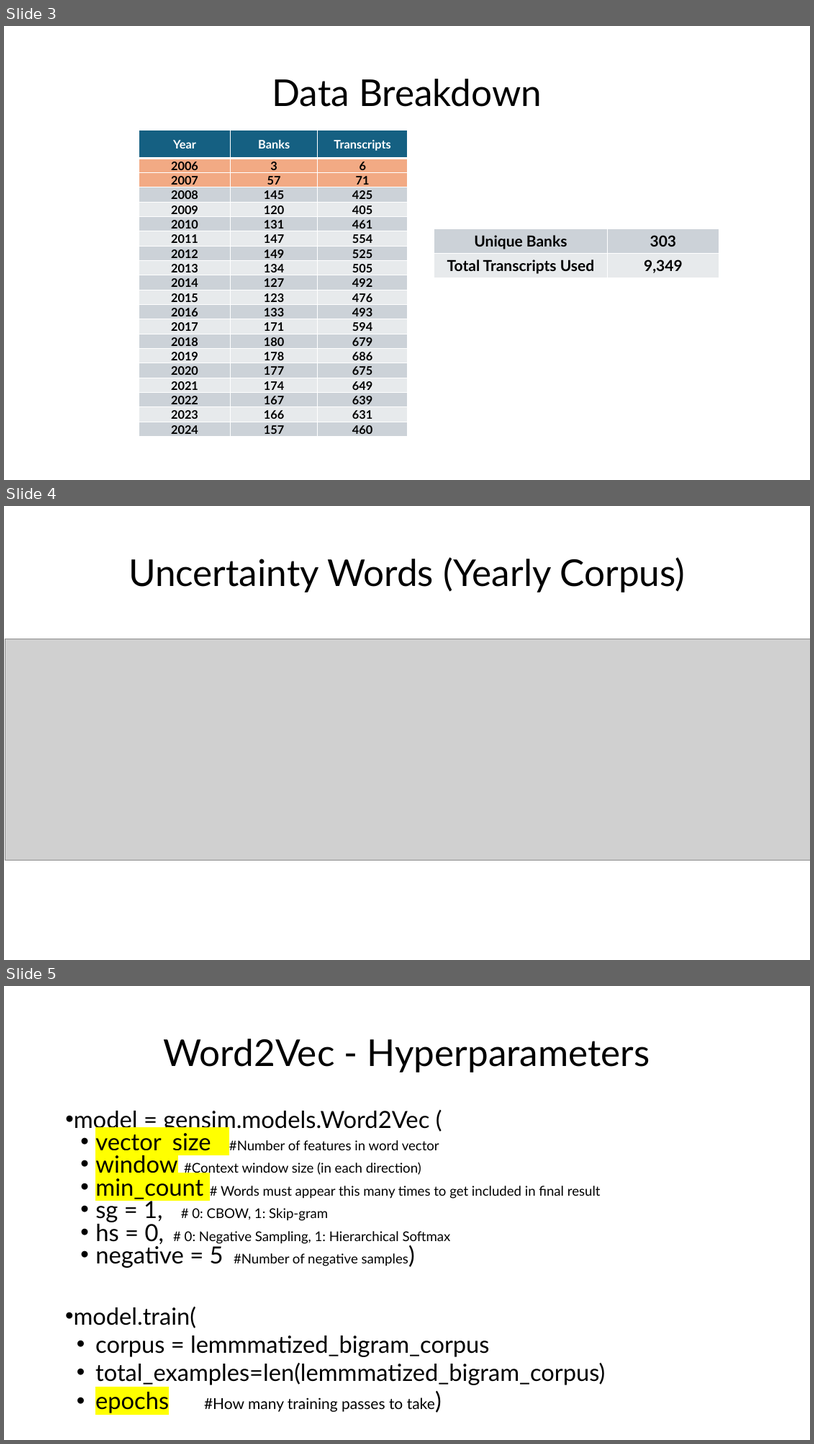
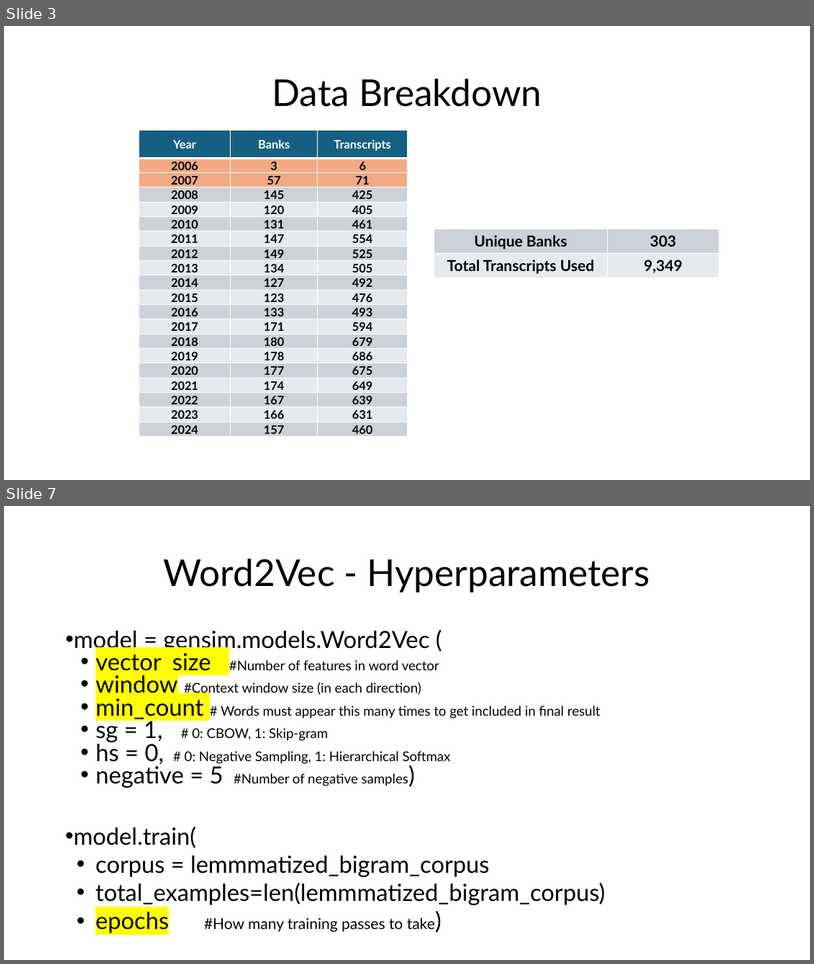
Before and after one commit to sstagliano02/msds_capstone, a slide deck: Analyzing Bank Uncertainty with Word Embeddings.pptx. Shown one above the other, each under a label of ours: slides 3, 4 and 5 before the commit, slides 3 and 7 after it; the slides between them are not shown. The pictures are 814x1444 and 814x964 pixels, drawn with LibreOffice and Linux fonts; fonts in the diff are those of the drawing; grey boxes stand for pictures. Boxes give left, top, right and bottom in pixels: in the first picture for what was removed or moved away, otherwise in the second. Text is boxed around its words. In the diff, an @@ line names an element or a change of style, - is before the commit and + after.

```diff
--- a/Analyzing Bank Uncertainty with Word Embeddings.pptx
+++ b/Analyzing Bank Uncertainty with Word Embeddings.pptx
@@ slide 4 removed at [4,506,810,960], background #FFFFFF @@
@@ title removed at [129,557,686,592] @@
-Uncertainty Words (Yearly Corpus)
@@ picture removed at [5,639,810,860] @@
@@ what was slide 5 is now slide 7 @@
```
Also in this commit, not shown: 8 slides changed, 4 slides added, 1 other slide removed, 2 other files.
